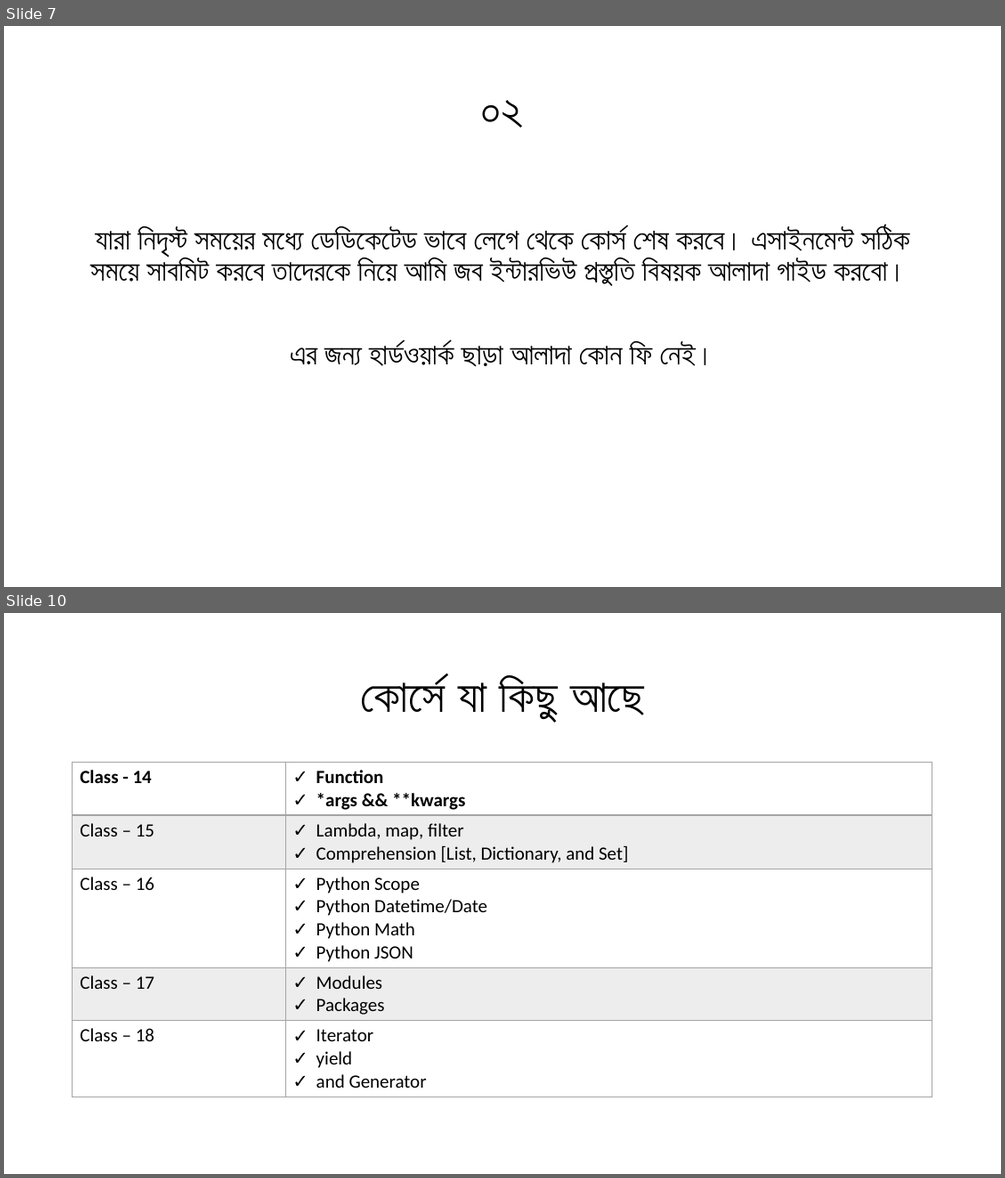
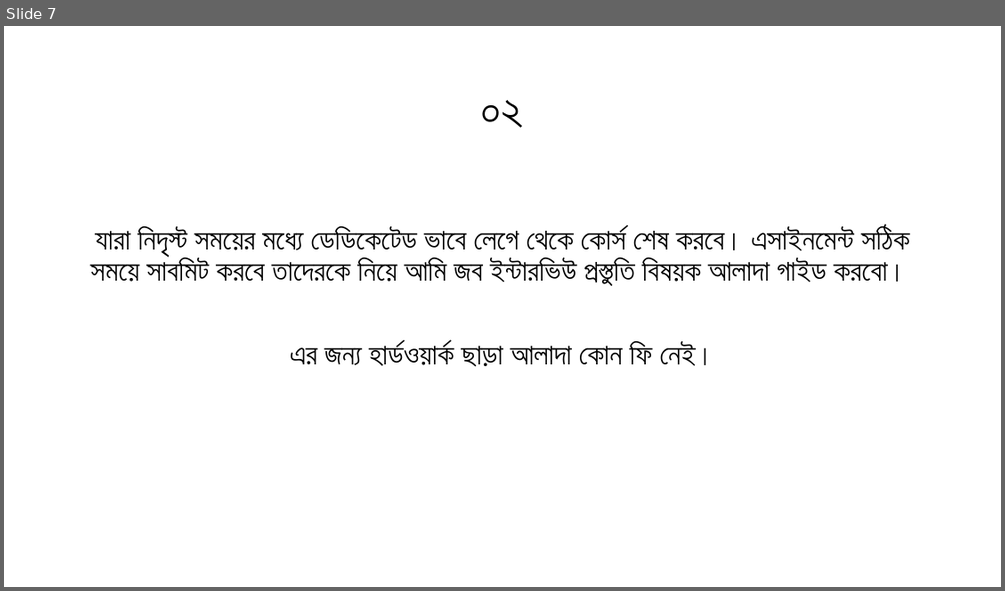
Before and after one commit to rhidoyhasanmahmud/Learn-Python-the-Hard-Way-with-Django, a slide deck: _01_Orientation_Class/Class_00.pptx. Shown one above the other, each under a label of ours: slides 7 and 10 before the commit, slide 7 after it; the slides between them are not shown. The pictures are 1005x1178 and 1005x591 pixels, drawn with LibreOffice and Linux fonts; fonts in the diff are those of the drawing. Boxes give left, top, right and bottom in pixels: in the first picture for what was removed or moved away, otherwise in the second. Text is boxed around its words. In the diff, an @@ line names an element or a change of style, - is before the commit and + after.

Commit message:
<Orientation Class files revised and updated as per need>

```diff
--- a/_01_Orientation_Class/Class_00.pptx
+++ b/_01_Orientation_Class/Class_00.pptx
@@ slide 10 removed at (4, 613, 1001, 1174), background #FFFFFF @@
@@ title removed at (361, 676, 644, 720) @@
-কোর্সে যা কিছু আছে
@@ table removed at (73, 763, 933, 1092), 5 rows, 2 columns @@
-Class - 14 | Function / *args && **kwargs
-Class – 15 | Lambda, map, filter / Comprehension [List, Dictionary, and Set]
-Class – 16 | Python Scope / Python Datetime/Date / Python Math / Python JSON
-Class – 17 | Modules / Packages
-Class – 18 | Iterator / yield / and Generator
```
Also in this commit, not shown: 5 slides changed, 1 slide added, 5 other slides removed, 1 other file.
